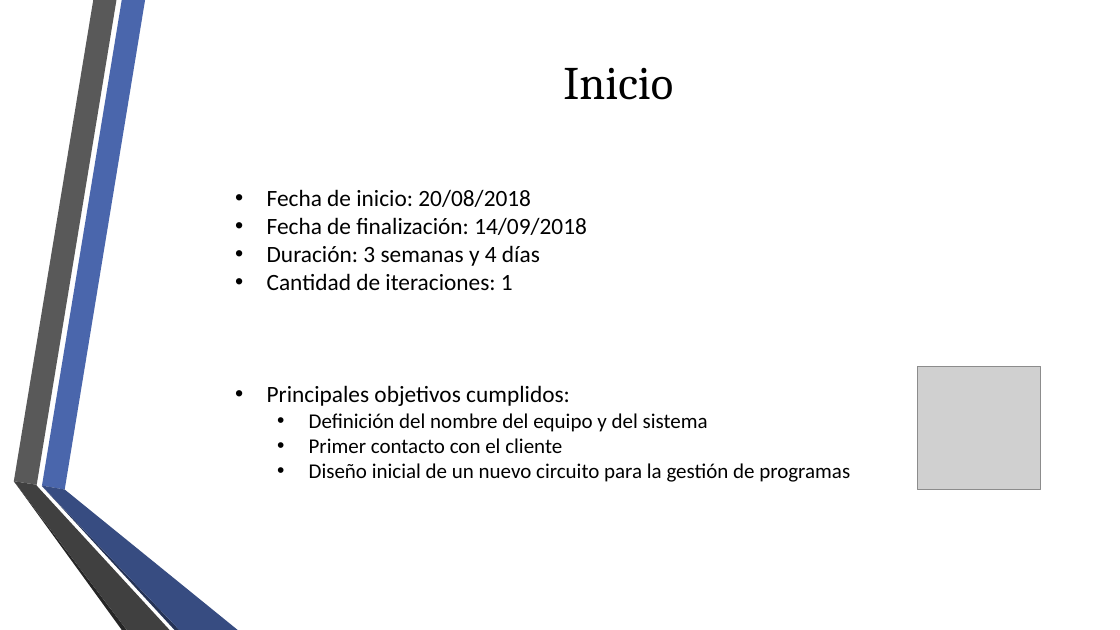
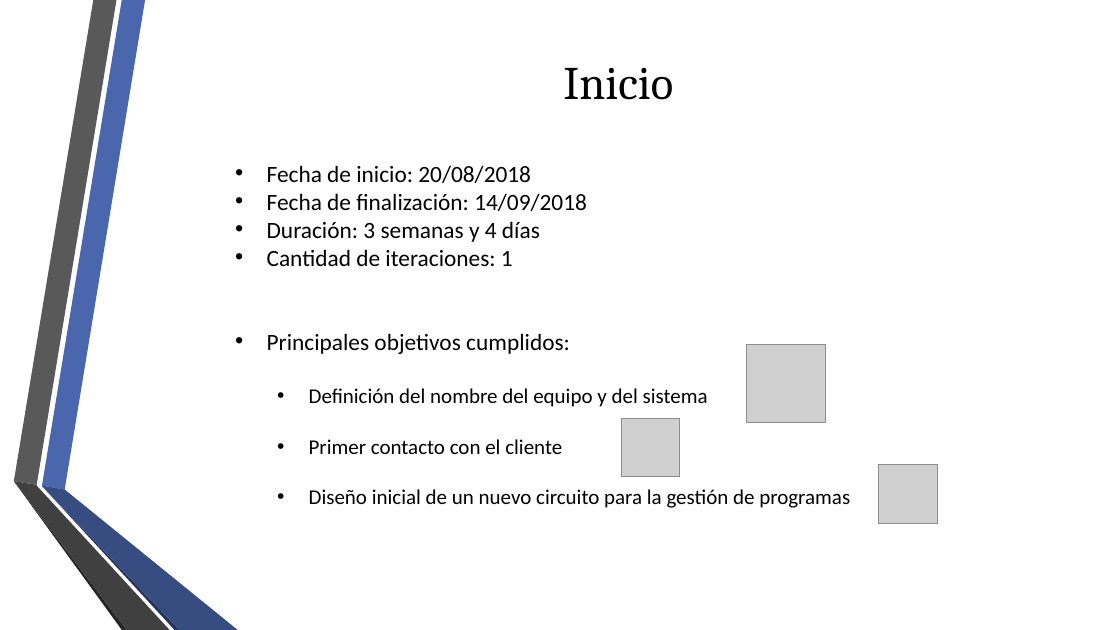
Before and after one commit to fge23/Sistema-VASPA, a slide deck: slide 12 of Presentaciones/Presentación VASPA - Diciembre 2020 - Examen Final/Presentación VASPA - Diciembre 2020 - Examen Final.pptx. Drawn at 1120x630 pixels with LibreOffice and Linux fonts; fonts in the diff are those of the drawing; grey boxes stand for pictures; background and template pictures are left out. Boxes give left, top, right and bottom in pixels: in the first picture for what was removed or moved away, otherwise in the second. Text is boxed around its words. In the diff, an @@ line names an element or a change of style, - is before the commit and + after.

```diff
--- a/Presentaciones/Presentación VASPA - Diciembre 2020 - Examen Final/Presentación VASPA - Diciembre 2020 - Examen Final.pptx
+++ b/Presentaciones/Presentación VASPA - Diciembre 2020 - Examen Final/Presentación VASPA - Diciembre 2020 - Examen Final.pptx
@@ text "Fecha de inicio: 20/08/2018" rewrapped from (x1=267, y1=189, x2=850, y2=482) to (x1=267, y1=165, x2=850, y2=508) @@
@@ picture added at (x1=747, y1=344, x2=826, y2=423) @@
@@ picture removed at (x1=918, y1=366, x2=1041, y2=490) @@
@@ picture added at (x1=622, y1=419, x2=679, y2=476) @@
@@ picture added at (x1=879, y1=465, x2=938, y2=523) @@
```
Also in this commit, not shown: 6 other slides changed.
